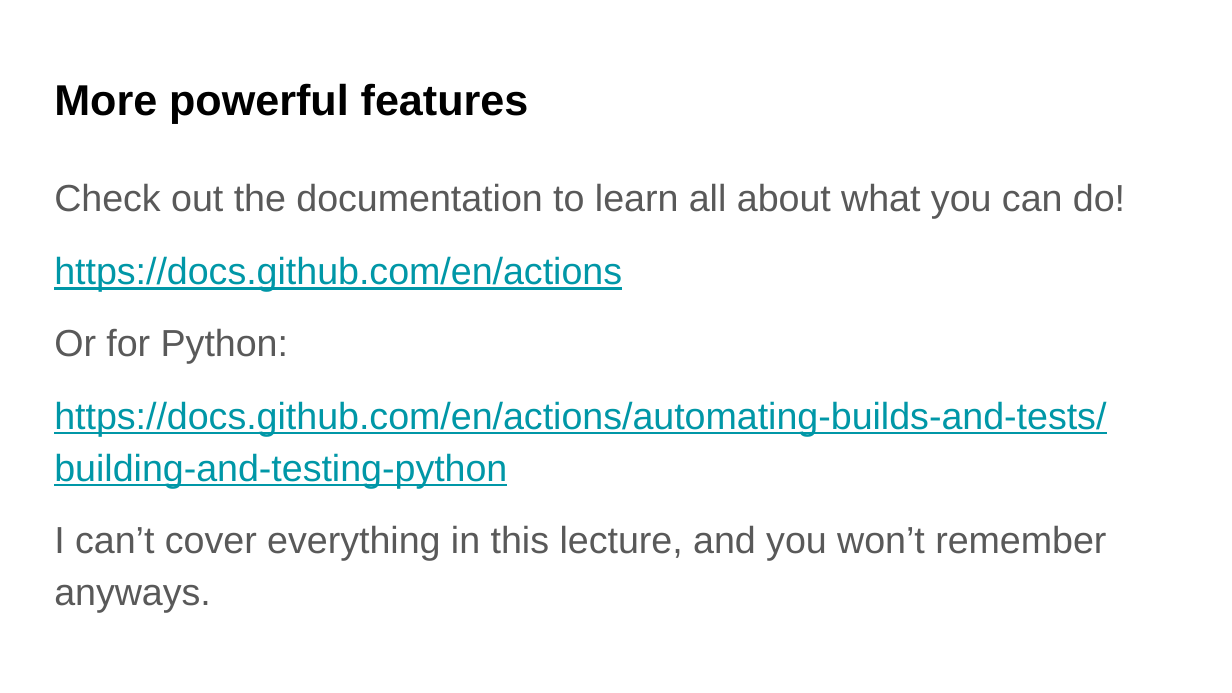
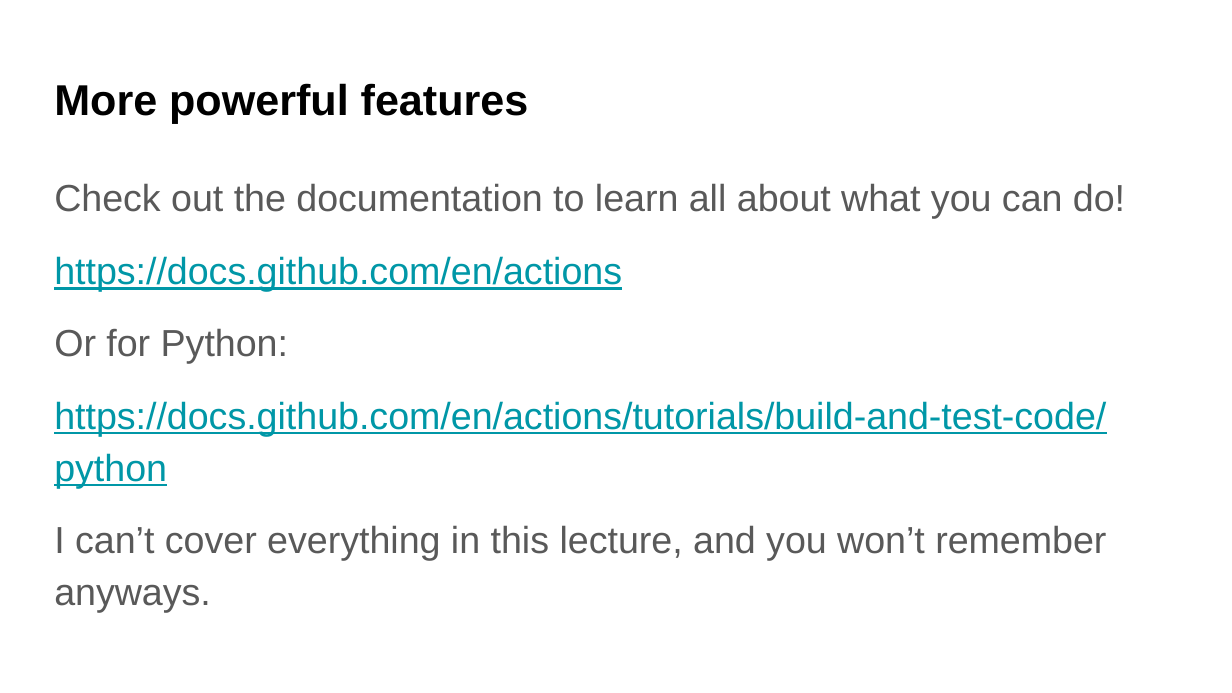
Before and after one commit to UWDATA515/lecture-materials, a slide deck: slide 21 of 07/DATA515_07_ContinuousIntegration.pptx (slide 20 before the commit). Drawn at 1232x693 pixels with LibreOffice and Linux fonts; fonts in the diff are those of the drawing; background and template pictures are left out. Boxes give left, top, right and bottom in pixels: in the first picture for what was removed or moved away, otherwise in the second. Text is boxed around its words. In the diff, an @@ line names an element or a change of style, - is before the commit and + after.

```diff
--- a/07/DATA515_07_ContinuousIntegration.pptx
+++ b/07/DATA515_07_ContinuousIntegration.pptx
@@ text at (54, 401, 1106, 488): text changed @@
-https://docs.github.com/en/actions/automating-builds-and-tests/building-and-testing-python
+https://docs.github.com/en/actions/tutorials/build-and-test-code/python
```
Also in this commit, not shown: 5 other slides changed, 1 slide added, 5 other files.
